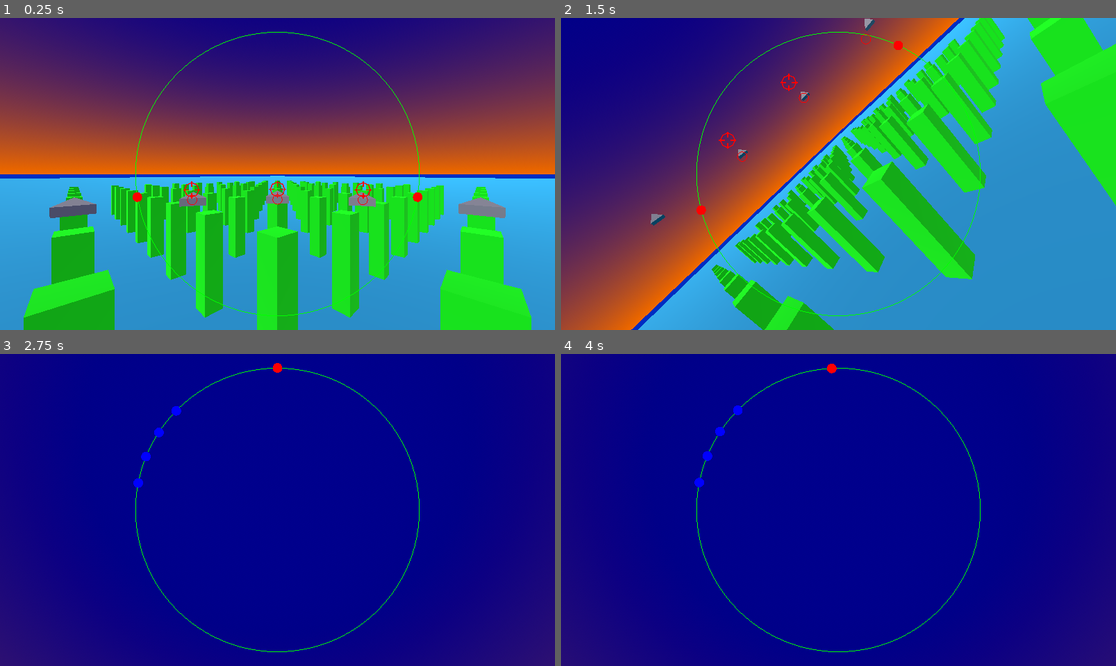
Above: before the commit, frames 1-4 (two rows, left to right).
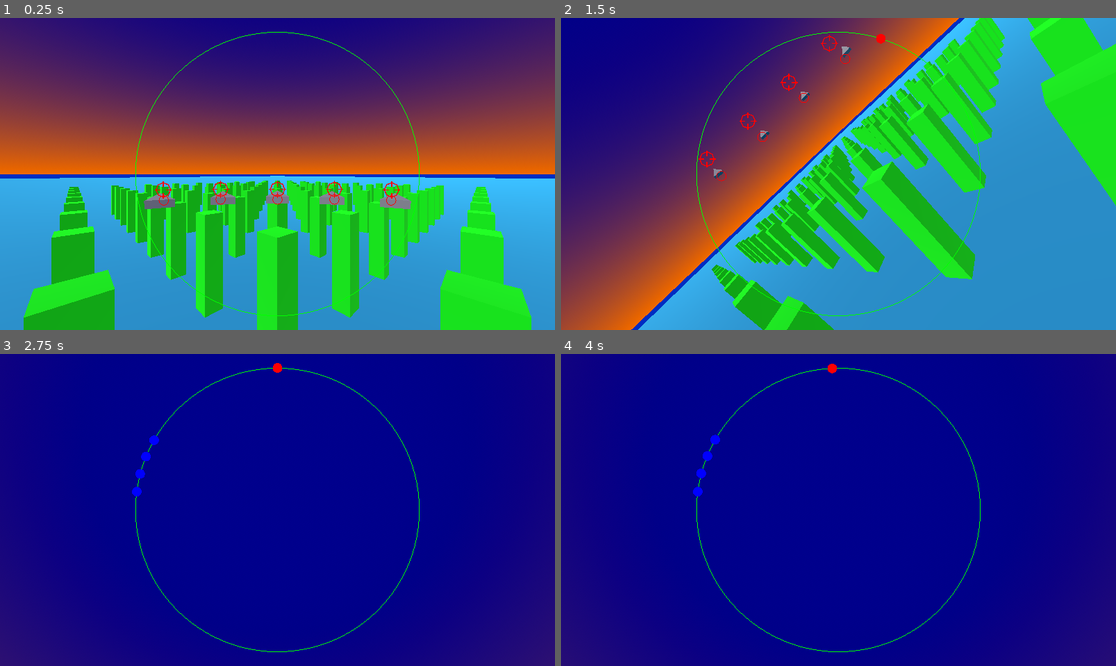
Above: after the commit, the same moments.

Repository: lookbehindyounow/shape_squadron
Game: Godot game, scene res://main.tscn
Two runs of this game, one before a commit and one after it. Both use one fixed random seed, a clock stepped at 60 frames per second and the inputs below.
Inputs:
- Up to frame 1 (0.25 s): no input
- Up to frame 2 (1.5 s): hold D (roll_right) 0.53-1.28 s; tap B (toggle_suggestions) at 0.6 s; hold W (pitch_down) from 1.28 s (still down); tap , (shoot) at 1.35 s
- Up to frame 3 (2.75 s): tap B (toggle_suggestions) at 1.55, 2.3 s; release W (pitch_down) at 2.03 s; hold D (roll_right) from 2.03 s (still down); tap C (toggle_camera) at 2.1 s
- Up to frame 4 (4 s): release D (roll_right) at 2.78 s; hold Space (accelerate) 2.78-3.53 s; tap V (toggle_chillin) at 2.85 s; tap B (toggle_suggestions) at 3.05, 3.6 s; tap Enter at 3.5 s; hold A (roll_left) from 3.53 s (still down)

The runs differ from the first frame. In frame 1, 2.1% of the frame differs, in the area x 8-92%, y 52-65%; in frame 2, 0.6%; in frame 3, 0.2%; in frame 4, 0.3%.

Commit message:
enemies can now die

Diff:
--- a/Enemy.gd
+++ b/Enemy.gd
@@ -1,5 +1,6 @@
 extends CharacterBody3D
 var Jet=preload("res://JetMethods.gd")
+var health=10
 const acceleration=2
 const top_speed=10
 var speed=10
@@ -7,6 +8,10 @@
 var crashes=0
 var cooldown=0
 var HUD_points=[]
+signal die
+
+func _ready():
+	die.connect(get_node("/root/Main")._on_enemy_die.bind(self))
 
 var chillin=false # for testing
 func _unhandled_input(event):
@@ -18,16 +23,15 @@
 func _physics_process(delta):
 	var player=get_node("/root/Main/Player")
 	var allies=[]+get_node("/root/Main").enemies
-	HUD_points=[Jet.track(transform,player.position,player.velocity)+[true]]
 	allies.erase(self)
-	if get_node("/root/Main").current_camera<=allies.size():
-		for ally in allies:
-			HUD_points.append(Jet.track(transform,ally.position,ally.velocity)+[false])
+	HUD_points=[Jet.track(transform,player.position,player.velocity)]
+	for ally in allies:
+		HUD_points.append(Jet.track(transform,ally.position,ally.velocity,false))
 
 	if chillin:
 		velocity=Vector3.ZERO
 	else:
-		var suggestions=Jet.autopilot(HUD_points[0])
+		var suggestions=Jet.autopilot(transform,HUD_points)
 		var rolling=0.75*suggestions[0]
 		var pitching=0.5*suggestions[1]
 
@@ -50,9 +54,7 @@
 		else:
 			cooldown+=delta
 
-	var collisions=[]
 	for i in range(get_slide_collision_count()):
-		if Jet.collide(get_slide_collision(i).get_collider()):
-			hits_taken+=1
-		else:
-			crashes+=1
+		health-=Jet.collide(get_slide_collision(i).get_collider())
+		if health<=0:
+			die.emit()
--- a/JetMethods.gd
+++ b/JetMethods.gd
@@ -21,28 +21,29 @@
 
 		ahead_HUD_angles=get_HUD_angles(transform,bullet_intercept_pos)
 
-	return [HUD_angles,ahead_HUD_angles]
+	return [HUD_angles,ahead_HUD_angles,target_pos]
 
-static func autopilot(tracking_angles):
+static func autopilot(transform,HUD_points):
+	var x=0 # x marks target
 	var rolling=0
 	var pitching=0
 
 	# could maybe reduce code here by using positive/negative dot products (against all transform basis axes) to figure out which way to go
-	if abs(tracking_angles[1][0])>PI/20 && abs(tracking_angles[1][0])<0.95*PI: # if target not at top or bottom centre of clock face
-		if abs(tracking_angles[1][0])<2*PI/3: # target in top 2/3 of clock face
-			if tracking_angles[1][0]>0:# top-right
+	if abs(HUD_points[x][1][0])>PI/20 && abs(HUD_points[x][1][0])<0.95*PI: # if target not at top or bottom centre of clock face
+		if abs(HUD_points[x][1][0])<2*PI/3: # target in top 2/3 of clock face
+			if HUD_points[x][1][0]>0:# top-right
 				rolling+=1
 			else: # top-left
 				rolling-=1
-		elif abs(tracking_angles[1][0])>=2*PI/3: # target in bottom 1/3 of clock face
-			if tracking_angles[1][0]>0: # bottom-right
+		elif abs(HUD_points[x][1][0])>=2*PI/3: # target in bottom 1/3 of clock face
+			if HUD_points[x][1][0]>0: # bottom-right
 				rolling-=1
 			else: # bottom-left
 				rolling+=1
 
-	if abs(tracking_angles[1][0])<0.4*PI: # target in top 2/5 of clock face
+	if abs(HUD_points[x][1][0])<0.4*PI: # target in top 2/5 of clock face
 		pitching-=1
-	elif abs(tracking_angles[1][0])>0.8*PI: # target in botom 1/5 of clock face
+	elif abs(HUD_points[x][1][0])>0.8*PI: # target in botom 1/5 of clock face
 		pitching+=1
 	return [rolling,pitching]
 
@@ -61,5 +62,5 @@
 static func collide(collider):
 	if collider.is_in_group("bullets"):
 		collider.queue_free()
-		return true
-	return false
+		return 1
+	return INF
--- a/Player.gd
+++ b/Player.gd
@@ -1,5 +1,6 @@
 extends CharacterBody3D
 var Jet=preload("res://JetMethods.gd")
+var health=50
 const acceleration=2
 const top_speed=15
 var speed=0
@@ -8,19 +9,19 @@
 var cooldown=0
 var HUD_points=[[[0,0],[0,0],false]]
 
-var suggestions_on=false
-func _unhandled_input(event):
-	if InputMap.event_is_action(event,"toggle_suggestions") && event.pressed:
-		suggestions_on=not suggestions_on
+#var suggestions_on=false
+#func _unhandled_input(event):
+#	if InputMap.event_is_action(event,"toggle_suggestions") && event.pressed:
+#		suggestions_on=not suggestions_on
 
 func _physics_process(delta):
 	var enemies=get_node("/root/Main").enemies
 	HUD_points=[]
 	for enemy in enemies:
-		HUD_points.append(Jet.track(transform,enemy.position,enemy.velocity)+[true])
+		HUD_points.append(Jet.track(transform,enemy.position,enemy.velocity))
 
-	if suggestions_on:
-		var suggestions=Jet.autopilot(HUD_points[0])
+#	if suggestions_on:
+#		var suggestions=Jet.autopilot(transform,HUD_points)
 
 	if Input.is_action_pressed("accelerate"):
 		speed=min(speed+acceleration*delta,top_speed)
@@ -47,9 +48,7 @@
 		else:
 			cooldown+=delta
 
-	var collisions=[]
 	for i in range(get_slide_collision_count()):
-		if Jet.collide(get_slide_collision(i).get_collider()):
-			hits_taken+=1
-		else:
-			crashes+=1
+		health-=Jet.collide(get_slide_collision(i).get_collider())
+		if health<=0:
+			pass
--- a/UI.gd
+++ b/UI.gd
@@ -29,11 +29,11 @@
 		icons[i][0].position=Vector2(screen_dimensions/2)+((point_radius*screen_dimensions.y/2.2)*Vector2.UP.rotated(HUD_points[i][0][0]))
 		if point_radius<1:
 			icons[i][0].set_type("hollow")
-		if not HUD_points[i][2]:
+		if HUD_points[i][1]==null:
 			icons[i][0].set_colour("#00f")
 		add_child(icons[i][0])
 
-		if HUD_points[i][2]:
+		if HUD_points[i][1]!=null:
 			if HUD_points[i][1][1]<0.65:
 				icons[i].append(icon_scene.instantiate())
 				icons[i][1].position=Vector2(screen_dimensions/2)+(((HUD_points[i][1][1]/0.65)*screen_dimensions.y/2.2)*Vector2.UP.rotated(HUD_points[i][1][0]))
--- a/main.gd
+++ b/main.gd
@@ -11,7 +11,7 @@
 	for i in range(initial_enemy_count):
 		enemies.append(enemy_scene.instantiate())
 		enemies[i].transform.origin=Vector3(0,6,5)
-		enemies[i].transform=enemies[i].transform.rotated(Vector3.UP,(1.0*i)/(initial_enemy_count-1)*PI/2)
+		enemies[i].transform=enemies[i].transform.rotated(Vector3.UP,(1.0+i)/(initial_enemy_count+1)*PI/2)
 		add_child(enemies[i])
 
 func _unhandled_input(event):
@@ -22,3 +22,13 @@
 			current_camera=-1
 		else:
 			enemies[current_camera].get_node("Camera3D").current=true
+
+func _on_enemy_die(dead):
+	for i in range(enemies.size()):
+		if enemies[i]==dead:
+			enemies.remove_at(i)
+			if current_camera>=i:
+				current_camera-=1
+				enemies[current_camera].get_node("Camera3D").current=true
+			break
+	dead.queue_free()
